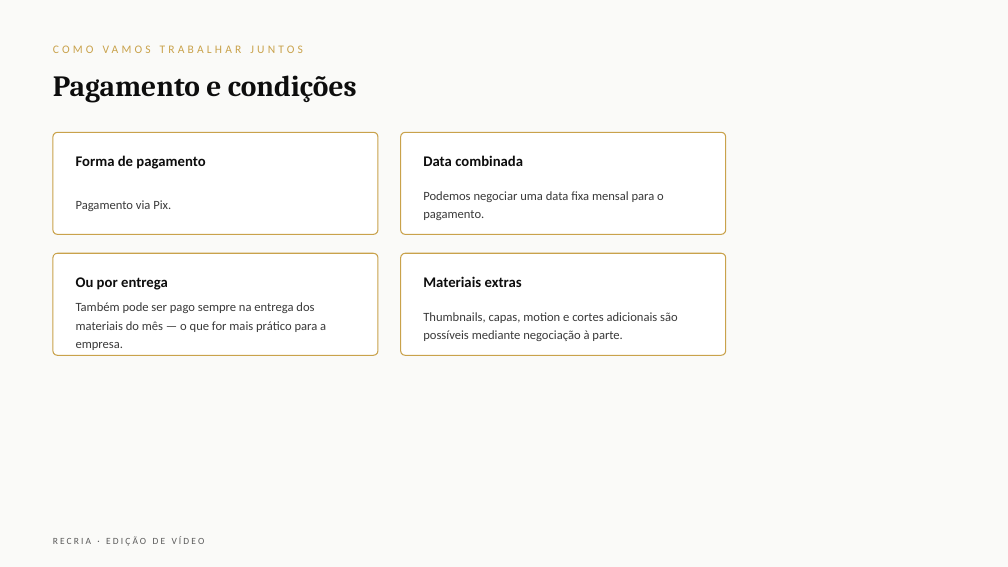
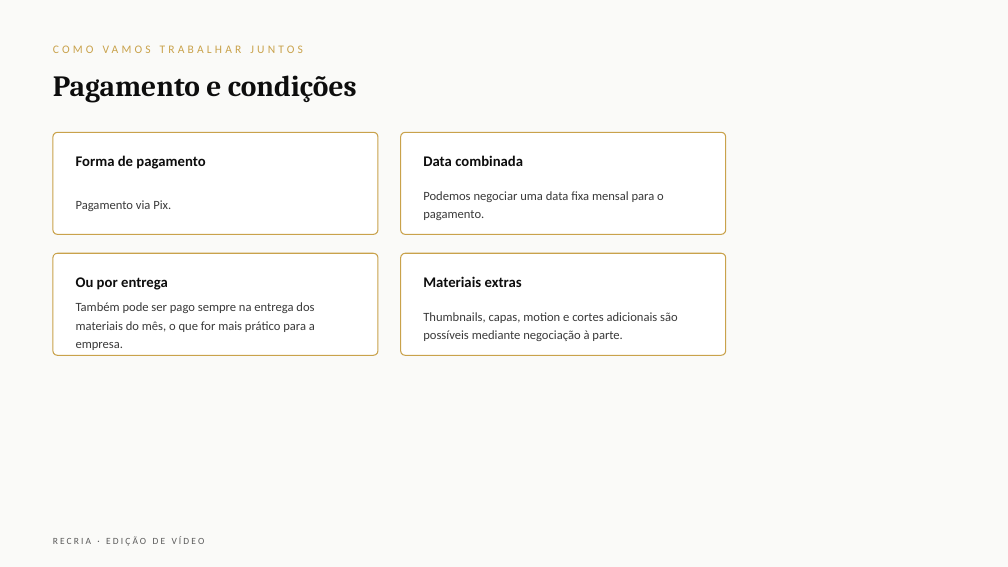
Before and after one commit to queridagratidao/recria-clientes, a slide deck: slide 6 of propostas/Recria - Proposta Edicao de Video.pptx. Drawn at 1008x567 pixels with LibreOffice and Linux fonts; fonts in the diff are those of the drawing. Boxes give left, top, right and bottom in pixels: in the first picture for what was removed or moved away, otherwise in the second. Text is boxed around its words. In the diff, an @@ line names an element or a change of style, - is before the commit and + after.

```diff
--- a/propostas/Recria - Proposta Edicao de Video.pptx
+++ b/propostas/Recria - Proposta Edicao de Video.pptx
@@ text at [76, 302, 315, 350]: text changed @@
-Também pode ser pago sempre na entrega dos materiais do mês — o que for mais prático para a empresa.
+Também pode ser pago sempre na entrega dos materiais do mês, o que for mais prático para a empresa.
```
Also in this commit, not shown: 6 other slides changed, 1 other file.
